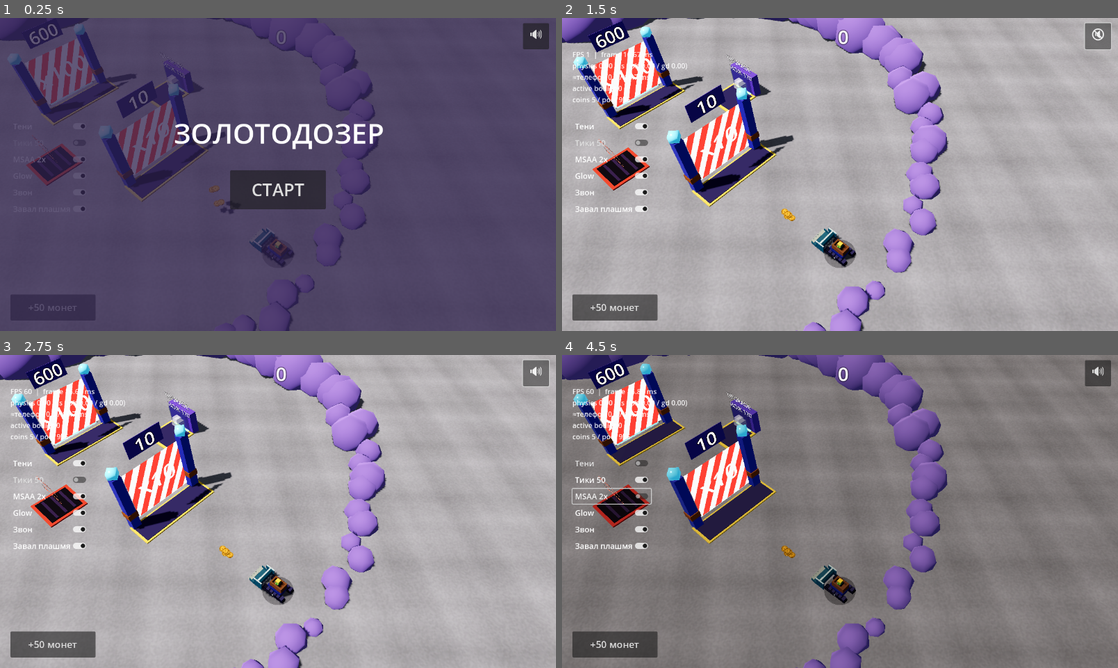
Above: before the commit, frames 1-4 (two rows, left to right).
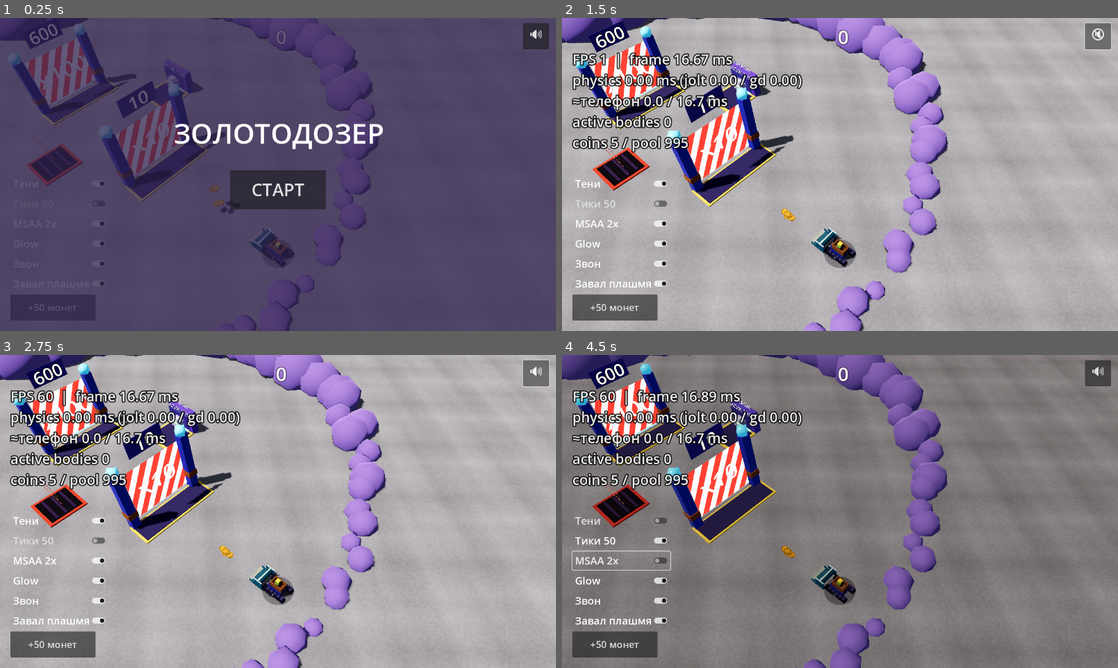
Above: after the commit, the same moments.

Repository: ui99ru/gold-harvester
Game: Godot game, scene res://scenes/game.tscn
The game is run twice, just before and just after one commit, with the same random seed, the same clock (stepped at 60 frames per second) and the same inputs.
Inputs:
- Up to frame 1 (0.25 s): no input
- Up to frame 2 (1.5 s): click "СТАРТ" at 0.5 s; click "🔊" at 1.25 s
- Up to frame 3 (2.75 s): click "🔇" at 2 s
- Up to frame 4 (4.5 s): click "Тени" at 2.75 s; click "Тики 50" at 3.5 s; click "MSAA 2x" at 4.25 s

The runs differ from the first frame. In frame 1, 0.1% of the frame differs, in the area x 6-19%, y 34-86%; in frame 2, 4.9%; in frame 3, 4.9%; in frame 4, 5.3%, in the area x 1-44%, y 10-87%.

Commit message:
hud(godot): крупнее отладочный оверлей для телефона
Шрифт перф-строки 16→32 + тёмная обводка (читается поверх светлого
грунта), тумблеры 18→24, блок тумблеров сдвинут ниже под высокий лейбл.

https://claude.ai/code/session_01UZ8WSJhHHqHgisrGLfaC5C

Diff:
--- a/godot/scripts/performance_hud.gd
+++ b/godot/scripts/performance_hud.gd
@@ -25,18 +25,21 @@
 func _ready() -> void:
 	_label = Label.new()
 	_label.position = Vector2(24, 72)
-	_label.add_theme_font_size_override("font_size", 16)
-	_label.add_theme_color_override("font_color", Color(1, 1, 1, 0.92))
+	# Крупнее + тёмная обводка — читается на телефоне поверх светлого грунта
+	_label.add_theme_font_size_override("font_size", 32)
+	_label.add_theme_color_override("font_color", Color(1, 1, 1, 0.95))
+	_label.add_theme_color_override("font_outline_color", Color(0, 0, 0, 0.85))
+	_label.add_theme_constant_override("outline_size", 10)
 	add_child(_label)
 
 	var box := VBoxContainer.new()
-	box.position = Vector2(24, 232)
+	box.position = Vector2(24, 360)
 	add_child(box)
 	for t in toggles:
 		var cb := CheckButton.new()
 		cb.text = t[0]
 		cb.button_pressed = t[1]
-		cb.add_theme_font_size_override("font_size", 18)
+		cb.add_theme_font_size_override("font_size", 24)
 		cb.toggled.connect(t[2])
 		box.add_child(cb)
 
